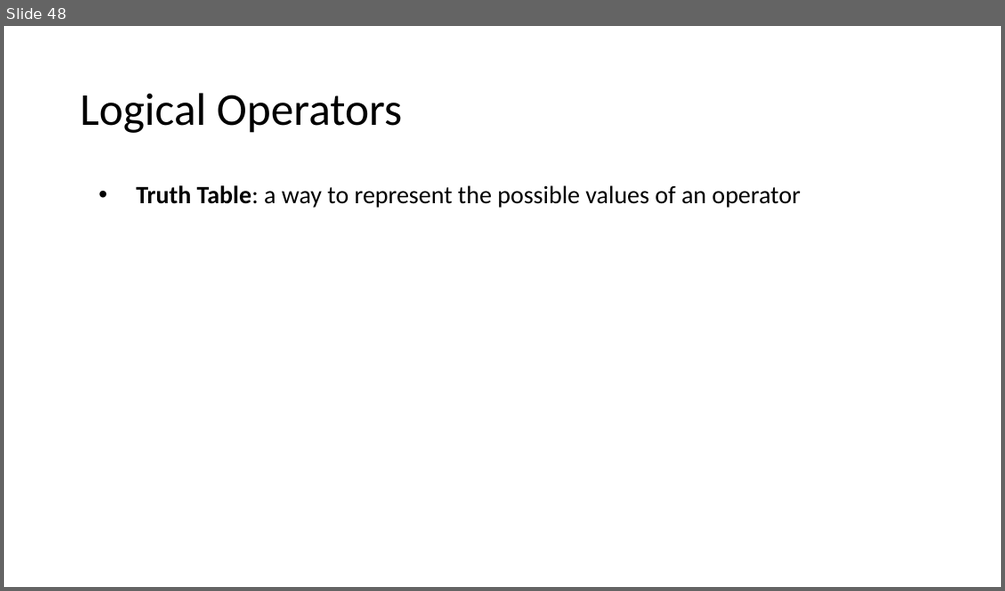
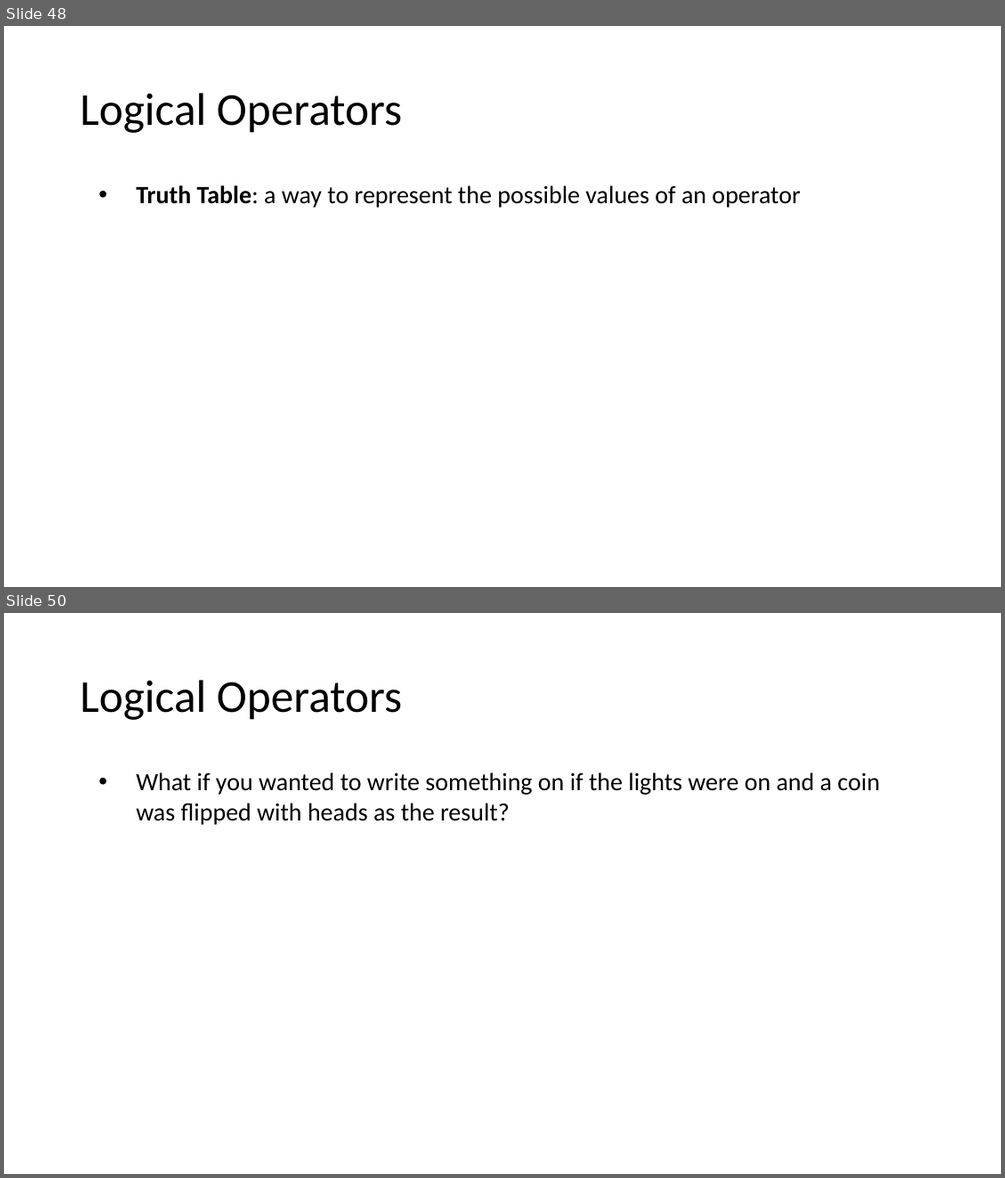
Before and after one commit to MrJoshGross/Course-Curricular-Material, a slide deck: wip/Lecture 2 - Binary, Logic, and Logical Operators.pptx. Shown one above the other, each under a label of ours: slide 48 before the commit, slides 48 and 50 after it; the slides between them are not shown. The pictures are 1005x591 and 1005x1178 pixels, drawn with LibreOffice and Linux fonts; fonts in the diff are those of the drawing. Boxes give left, top, right and bottom in pixels: in the first picture for what was removed or moved away, otherwise in the second. Text is boxed around its words. In the diff, an @@ line names an element or a change of style, - is before the commit and + after.

Commit message:
Update Lecture 2 - Binary, Logic, and Logical Operators.pptx
finished negation and added logical AND slides

```diff
--- a/wip/Lecture 2 - Binary, Logic, and Logical Operators.pptx
+++ b/wip/Lecture 2 - Binary, Logic, and Logical Operators.pptx
@@ slide 50 added at box(4, 613, 1001, 1174), background #FFFFFF @@
@@ title added at box(80, 680, 402, 720), 44 pt, text #000000 @@
+Logical Operators
@@ text added at box(136, 772, 880, 825), 24 pt, text #000000 @@
+• What if you wanted to write something on if the lights were on and a coin was flipped with heads as the result?
```
Also in this commit, not shown: 1 slide changed, 11 other slides added.
